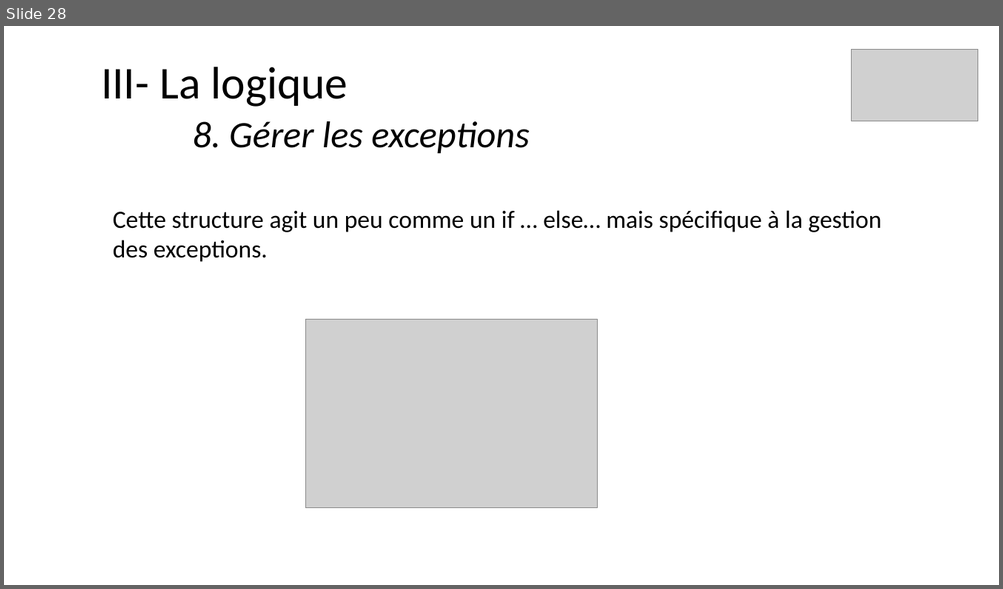
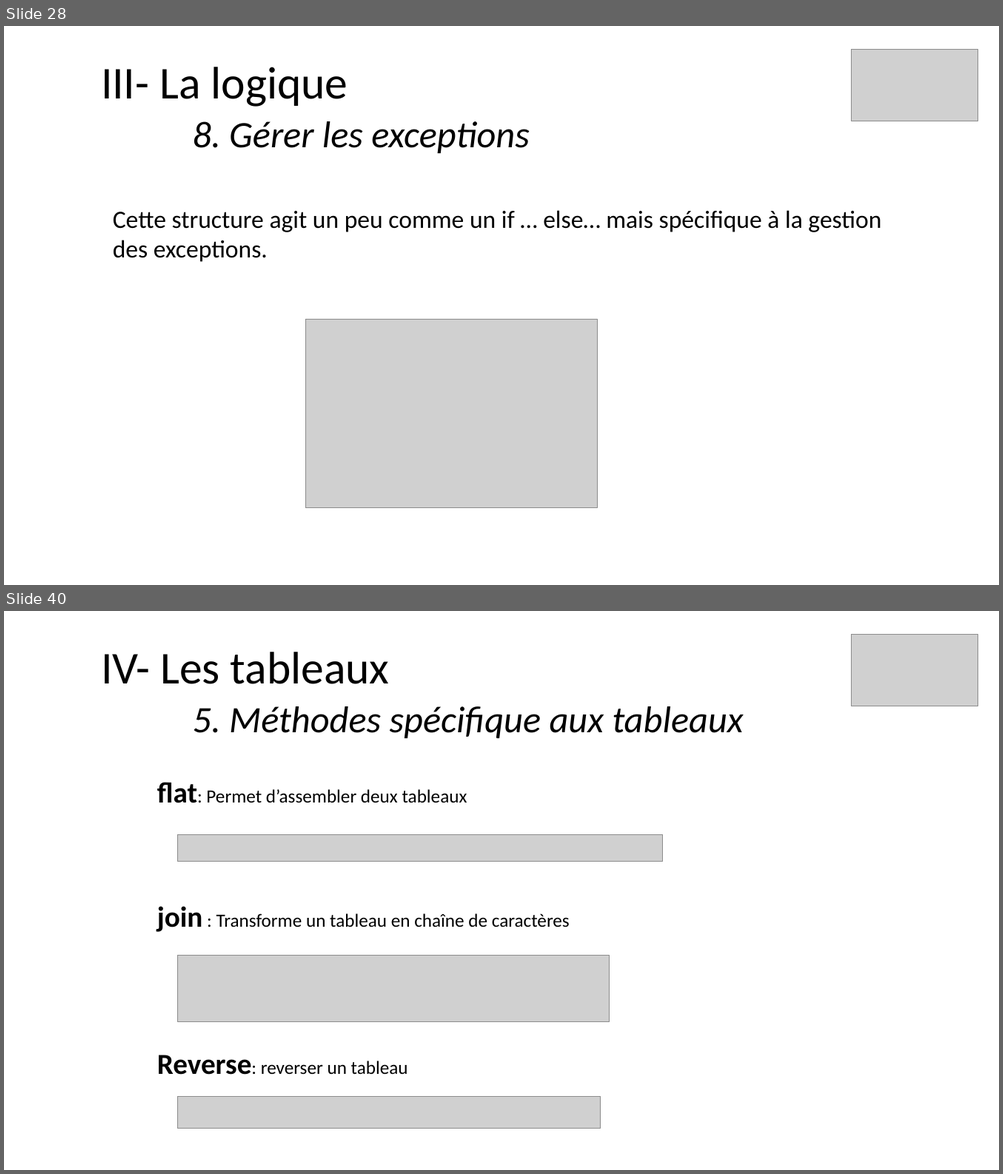
Before and after one commit to ArMb57/JavaScript, a slide deck: cours.pptx. Shown one above the other, each under a label of ours: slide 28 before the commit, slides 28 and 40 after it; the slides between them are not shown. The pictures are 1003x589 and 1003x1174 pixels, drawn with LibreOffice and Linux fonts; fonts in the diff are those of the drawing; grey boxes stand for pictures. Boxes give left, top, right and bottom in pixels: in the first picture for what was removed or moved away, otherwise in the second. Text is boxed around its words. In the diff, an @@ line names an element or a change of style, - is before the commit and + after.

Commit message:
Les tableaux

```diff
--- a/cours.pptx
+++ b/cours.pptx
@@ slide 40 added at [4,611,999,1170], background #FFFFFF @@
@@ title added at [101,652,743,738], 36 pt, text #000000, italic @@
+IV- Les tableaux
+5. Méthodes spécifique aux tableaux
@@ picture added at [851,634,978,706] @@
@@ text added at [157,782,569,1075], 18 pt, text #000000 @@
+flat: Permet d’assembler deux tableaux
+join : Transforme un tableau en chaîne de caractères
+Reverse: reverser un tableau
@@ picture added at [178,834,663,862] @@
@@ picture added at [178,955,609,1022] @@
@@ picture added at [178,1096,601,1129] @@
```
Also in this commit, not shown: 19 other slides added, 2 other files.
